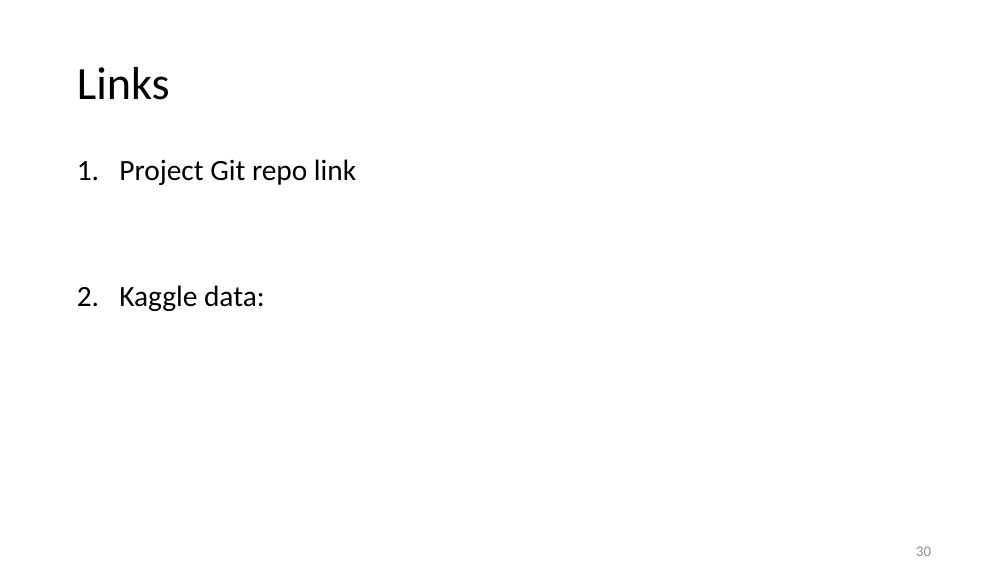
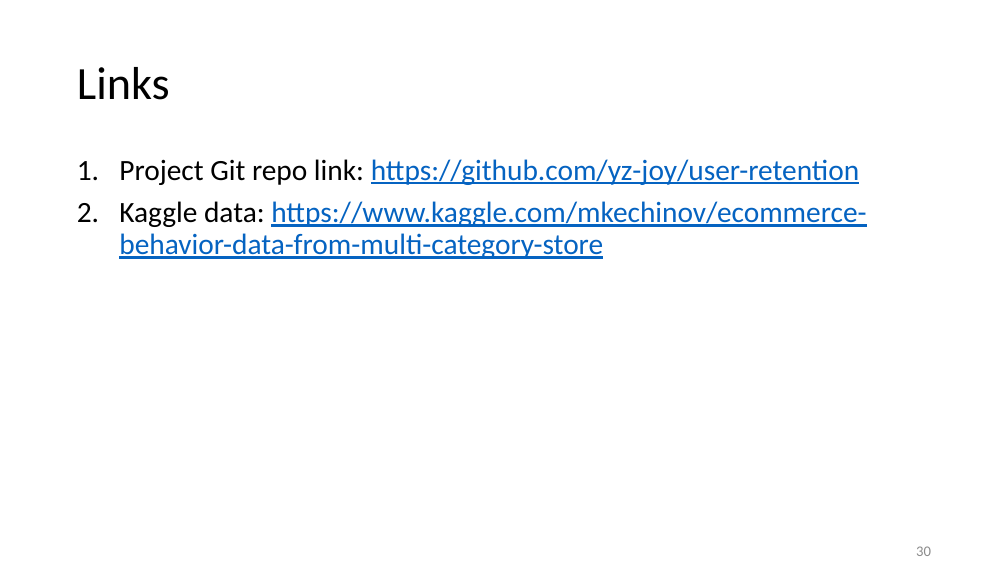
Before and after one commit to yz-joy/user-retention, a slide deck: slide 31 of CustomerRetentionPrediction.pptx. Drawn at 1008x567 pixels with LibreOffice and Linux fonts; fonts in the diff are those of the drawing. Boxes give left, top, right and bottom in pixels: in the first picture for what was removed or moved away, otherwise in the second. Text is boxed around its words. In the diff, an @@ line names an element or a change of style, - is before the commit and + after.

Commit message:
add reference links
:

```diff
--- a/CustomerRetentionPrediction.pptx
+++ b/CustomerRetentionPrediction.pptx
@@ text at box(119, 159, 866, 259): text changed; text colour #000000 to #0563C1 @@
-1. Project Git repo link
-2. Kaggle data:
+1. Project Git repo link: https://github.com/yz-joy/user-retention
+2. Kaggle data: https://www.kaggle.com/mkechinov/ecommerce-behavior-data-from-multi-category-store
```
Also in this commit, not shown: 1 other file.
